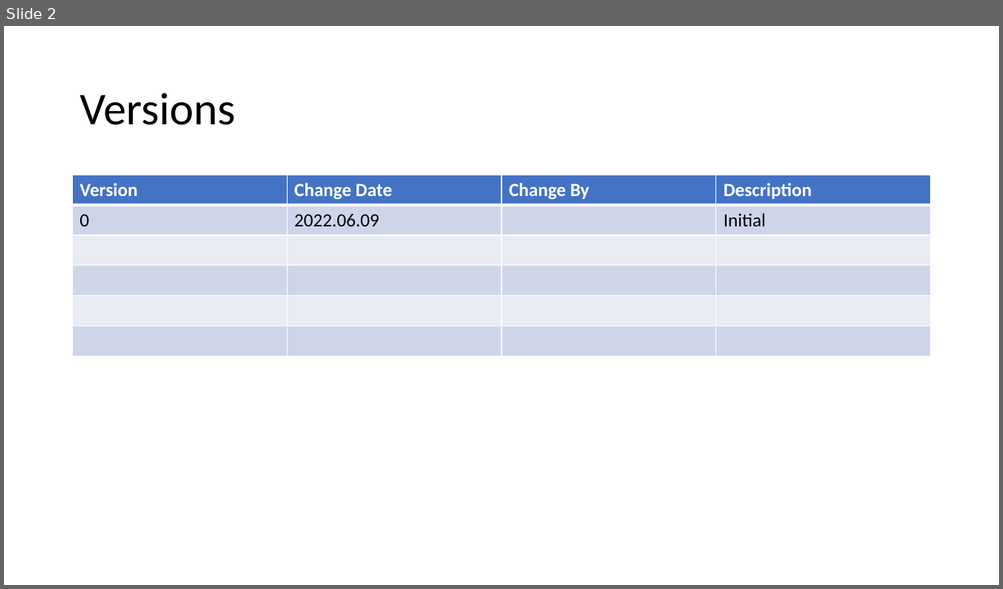
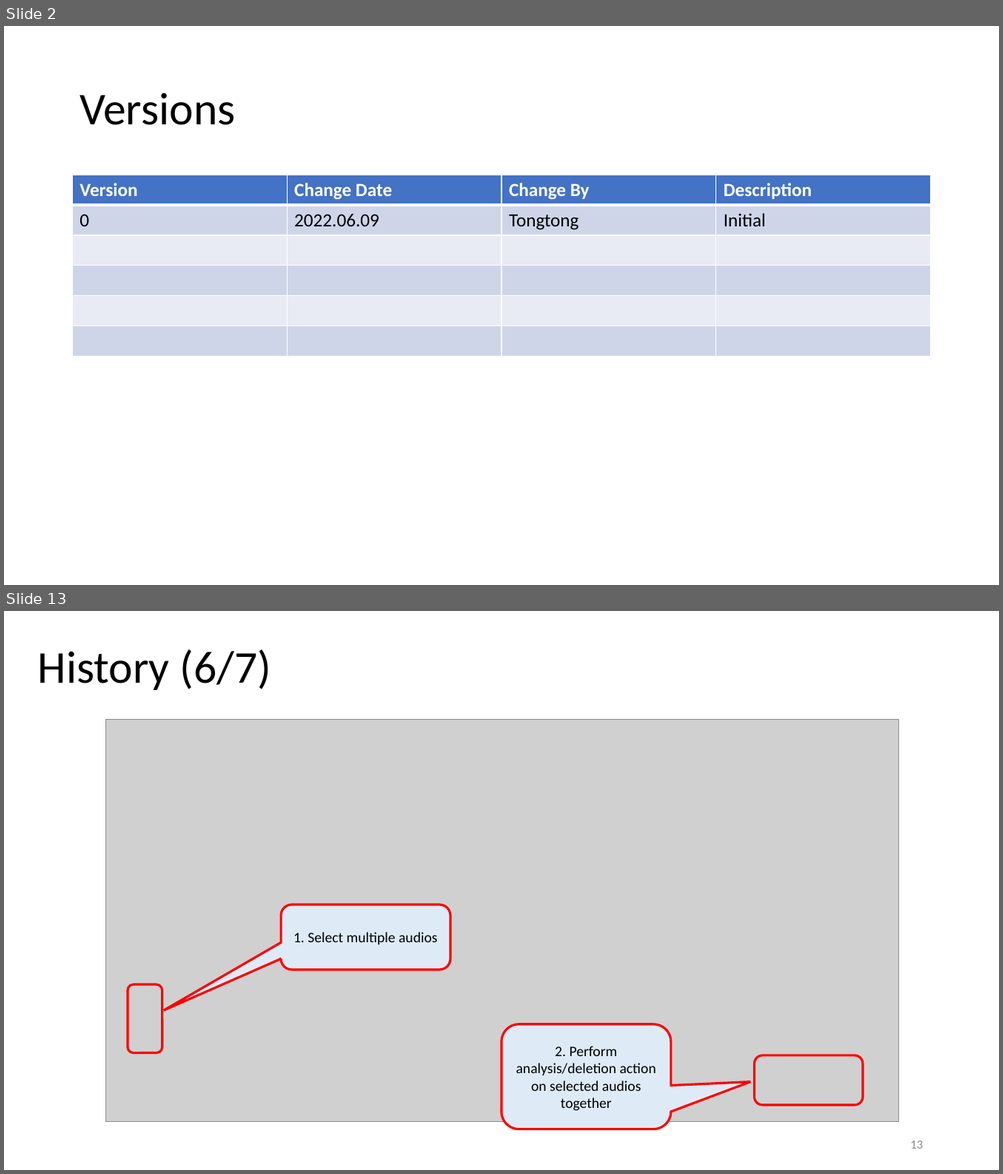
Before and after one commit to TeamworkNUS/uob_voice_to_text_proj, a slide deck: uob_website/analysis/utils/Voice_To_Text_Analysis_Web_UserGuide.pptx. Shown one above the other, each under a label of ours: slide 2 before the commit, slides 2 and 13 after it; the slides between them are not shown. The pictures are 1003x589 and 1003x1174 pixels, drawn with LibreOffice and Linux fonts; fonts in the diff are those of the drawing; grey boxes stand for pictures. Boxes give left, top, right and bottom in pixels: in the first picture for what was removed or moved away, otherwise in the second. Text is boxed around its words. In the diff, an @@ line names an element or a change of style, - is before the commit and + after.

```diff
--- a/uob_website/analysis/utils/Voice_To_Text_Analysis_Web_UserGuide.pptx
+++ b/uob_website/analysis/utils/Voice_To_Text_Analysis_Web_UserGuide.pptx
@@ slide 13 added at box(4, 611, 999, 1170), background #FFFFFF @@
@@ text added at box(38, 649, 271, 690), 44 pt, text #000000 @@
+History (6/7)
@@ picture added at box(105, 719, 899, 1122) @@
@@ rounded speech box added at box(281, 905, 450, 970), fill #DEEBF7, outline #FF0000 2.25 pt, 14 pt, text #000000 @@
+1. Select multiple audios
@@ rounded rectangle added at box(128, 985, 162, 1054), outline #FF0000 2.25 pt @@
@@ rounded speech box added at box(502, 1025, 671, 1130), fill #DEEBF7, outline #FF0000 2.25 pt, 14 pt, text #000000 @@
+2. Perform analysis/deletion action on selected audios together
@@ rounded rectangle added at box(754, 1056, 862, 1105), outline #FF0000 2.25 pt @@
@@ page number added at box(910, 1141, 922, 1149), 12 pt, text #8C8C8C @@
+13
@@ slide 2 changed as well @@
@@ table at box(73, 175, 932, 357) @@
-row 2, column 3: 
+row 2, column 3: Tongtong
```
Also in this commit, not shown: 1 other slide changed, 15 other slides added, 4 other files.
